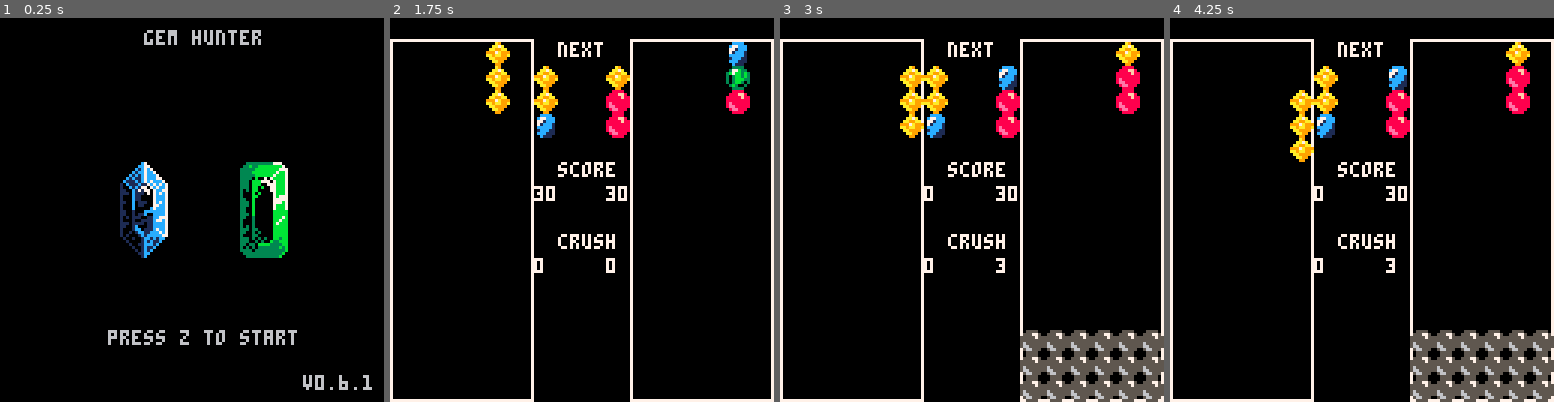
Above: before the commit, frames 1-4 (left to right).
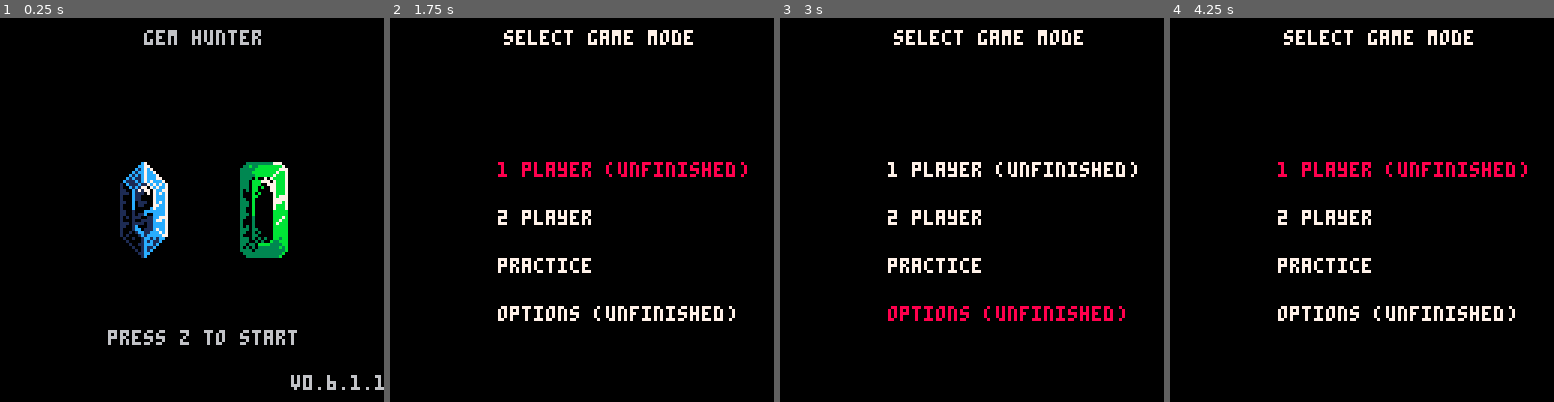
Above: after the commit, the same moments.

Repository: EliasJMote/Gem-Hunter-Pico-8
Game: PICO-8 cartridge gem_hunter.p8
Two runs of this game, one before a commit and one after it. Both use one fixed random seed, a clock stepped at 60 frames per second and the inputs below.
Inputs:
- Up to frame 1 (0.25 s): no input
- Up to frame 2 (1.75 s): tap X (X key) at 0.33, 1.07 s; tap O (Z key) at 0.7, 1.7 s; hold Right from 1.6 s (still down)
- Up to frame 3 (3 s): tap X (X key) at 1.85, 2.97 s; release Right at 2.1 s; tap O (Z key) at 2.1, 2.5, 2.9 s; hold Up 2.15-2.42 s; hold Right from 2.47 s (still down)
- Up to frame 4 (4.25 s): release Right at 3.03 s; hold Left 3.08-3.58 s; tap O (Z key) at 3.3, 3.7, 4.1 s; hold Down 3.63-3.97 s; hold Right from 4.02 s (still down); tap X (X key) at 4.08 s

The runs differ from the first frame. In frame 1, 0.4% of the frame differs, in the area x 75-100%, y 92-97%; in frame 2, 12%; in frame 3, 17%; in frame 4, 17%, in the area x 0-100%, y 3-100%.

Commit message:
V0.6.1.1 - Hotfixes: fixed player scores, 1 player and 2 player modes

Diff:
--- a/gem_hunter.p8
+++ b/gem_hunter.p8
@@ -354,7 +354,7 @@
 	end
 
 	-- current score
-	p.score = 30
+	p.score = 0
 
 	-- 6 x 15
 	p.well = {
@@ -552,8 +552,10 @@
 
     elseif(globals.state ==  "2 player game") then
         globals.p1 = {}
+        globals.p2 = {}
 
         globals.p1 = init_player(globals.p1, 32, 0)
+        globals.p2 = init_player(globals.p2, 112, 1)
 
 	elseif(globals.state == "practice") then
 		globals.p1 = {}
@@ -593,8 +595,8 @@
 	elseif(globals.state == "select mode") then
 		if(btnp(4)) then
             if(globals.title_state == "1 player") then
-                globals.state = "1 player game"
-                init_game()
+                --globals.state = "1 player game"
+                --init_game()
 			elseif(globals.title_state == "2 player") then
 				globals.state = "2 player game"
 				init_game()
@@ -672,7 +674,7 @@
 		end
 
 		print("press z to start", 36, 104)
-		print("v0.6.1", 105-margin, 123-margin)
+		print("v0.6.1.1", 101-margin, 123-margin)
 
 	elseif(globals.state == "select mode") then
 		local margin = 4
Not shown, changed: readme.txt
